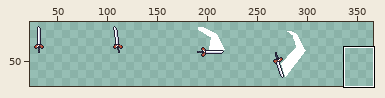
A sprite sheet gets an edit: src/Assets/sword-sheet.png. The first picture is a wide view before the edit; the outline marks the close-up.
Close-up. Old version:
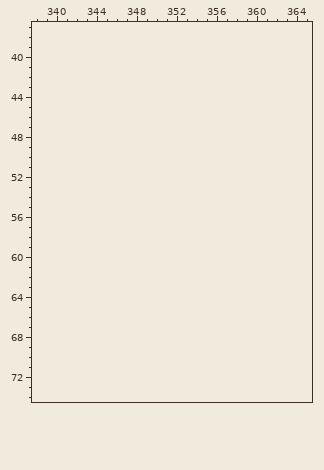
The file is 320x80 pixels. Shown: x 338..365, y 37..74. The old version is drawn lined up with the new one, on the new canvas. The wide view leaves out empty margins.
Palette (. is transparent): 
The same view after the edit:
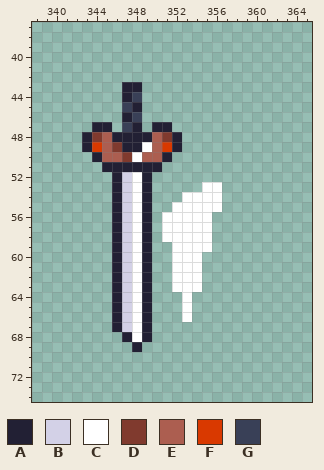
Colours new in this view: A #222034  B #d3d1e7  C #ffffff  D #803a2e  E #ac5e50  F #d93900  G #394057
The edit:
canvas 320x80 -> 400x80
y 43: x 347..348 .. -> AA
y 44: x 347..348 .. -> AG
y 45: x 347..348 .. -> GA
y 46: x 347..348 .. -> AG
y 47: x 344..345 .. -> AA; x 347..348 .. -> GA; x 350..351 .. -> AA
y 48: x 343..352 .......... -> ADEAAAAEDA
y 49: x 343..352 .......... -> AFEDAACEFA
y 50: x 344..351 ........ -> AEEDCEEA
y 51: x 345..350 ...... -> AAAAAA
y 52: x 346..349 .... -> ABCA
y 53: x 346..349 .... -> ABCA; x 355..356 .. -> CC
y 54: x 346..349 .... -> ABCA; x 353..356 .... -> CCCC
y 55: x 346..349 .... -> ABCA; x 352..356 ..... -> CCCCC
y 56..58: x 346..349 .... -> ABCA; x 351..355 ..... -> CCCCC
y 59: x 346..349 .... -> ABCA; x 352..355 .... -> CCCC
y 60..63: x 346..349 .... -> ABCA; x 352..354 ... -> CCC
y 64..66: x 346..349 .... -> ABCA; x 353 . -> C
y 67: x 346..349 .... -> ABCA
y 68: x 347..349 ... -> ACA
y 69: x 348 . -> A
